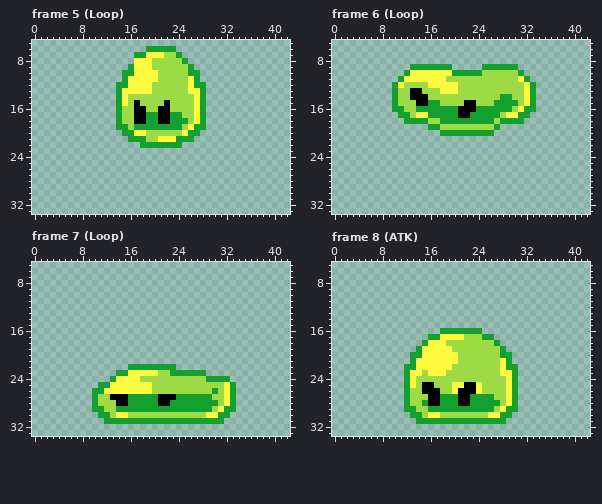
File history of a pixel-art file, Assets/Sprites/Characters/slime.aseprite. The picture above is the old version.
43x41 pixels, 19 frames. Shown: frame 5 (Loop): x 0..42, y 5..33; frame 6 (Loop): x 0..42, y 5..33; frame 7 (Loop): x 0..42, y 5..33; frame 8 (ATK): x 0..42, y 5..33. The commit also changed other frames, which this record leaves out.
Now the later version:
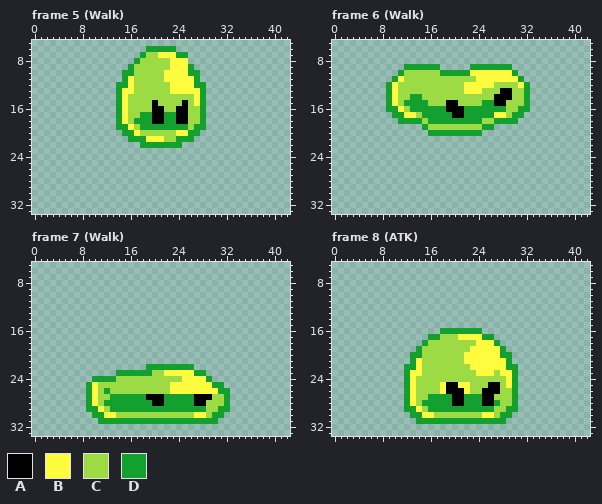
Palette (. is transparent): A #000000  B #fffc40  C #9cdb43  D #14a02e
Diff:
Changed rows in their new state; - is an unchanged pixel.
Frame 5 (Walk):
first column x 15:
 7 --.-CC-BB-D--
 8 --DCC---BBB--
 9 --CCC---BBB--
10 --CCCC-BBBB--
11 --CCCC-BBBB--
12 --CCC---BBB--
13 --CCC---BBB--
15 --C--A-C--A--
16 B-CC-A-C-AA-C
17 B-CD-A-D-AA-C
18 B-DD-A-D-AA-C
19 -BC-------DC-
20 ---C-----B---
21 ----BB-CC----
Frame 6 (Walk):
first column x 9:
 9 ---D-----..---DD-----.---
10 --DCCCCCCDD---BBBBBBBD.--
11 -DBCCCCCCC-----BBBBBBBD.-
12 DBC----CCCCC-BBBBB----BD.
13 DB--CC---CCC-BBB---AA--D.
14 DB--DDC-----------AAA--D.
15 DB-DDDDCC-AA-CC-DDAACC-D.
16 D-B-D-----AA-DD-----C-D-.
17 -D-BBCD----A-D----BBCD-.-
18 --D---CDD-------CCD---.--
19 ------DCC-------DD.------
20 -------DD-------..-------
Frame 7 (Walk):
first column x 9:
22 -------...-----DDD-------
23 -------DDDDC-BBBBB-------
24 -DDD-CCCC-------BBBB-...-
25 DBCCCCCCCCC---BBBBBBBDD..
26 DBCDCCCCCCC---BBBBBBBBDD.
27 DB--DDD---AA-DD---AAA--D.
28 DB-DDDD----A-D----AACC-D.
29 D-B-D---------------C-D-.
30 -D-BBCC-----------BBCD-.-
31 --D-------------------.--
Frame 8 (ATK):
first column x 13:
17 -----CCC-BBB-----
18 ---CCC-----BBB---
19 --CCCCC---BBBBB--
20 --CCCCCC-BBBBBB--
21 --CCCCCC-BBBBBB--
22 --CCCCC---BBBBB--
23 ---CCC-----BBB---
25 --CC-BAA-BCC-AA--
26 B-CCCBAA-BCCAAA-C
27 B--DD--A-D--AA--C
28 B--DD--A-D--AA--C
29 -B-------------C-
30 --B-C-------B-C--
